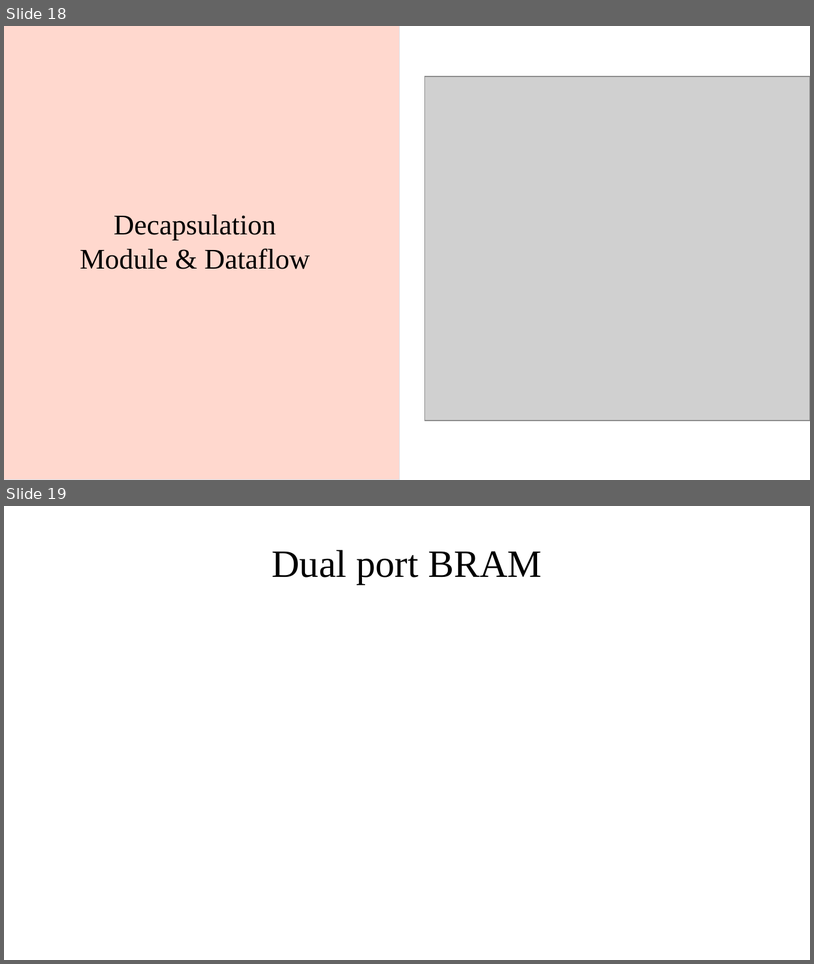
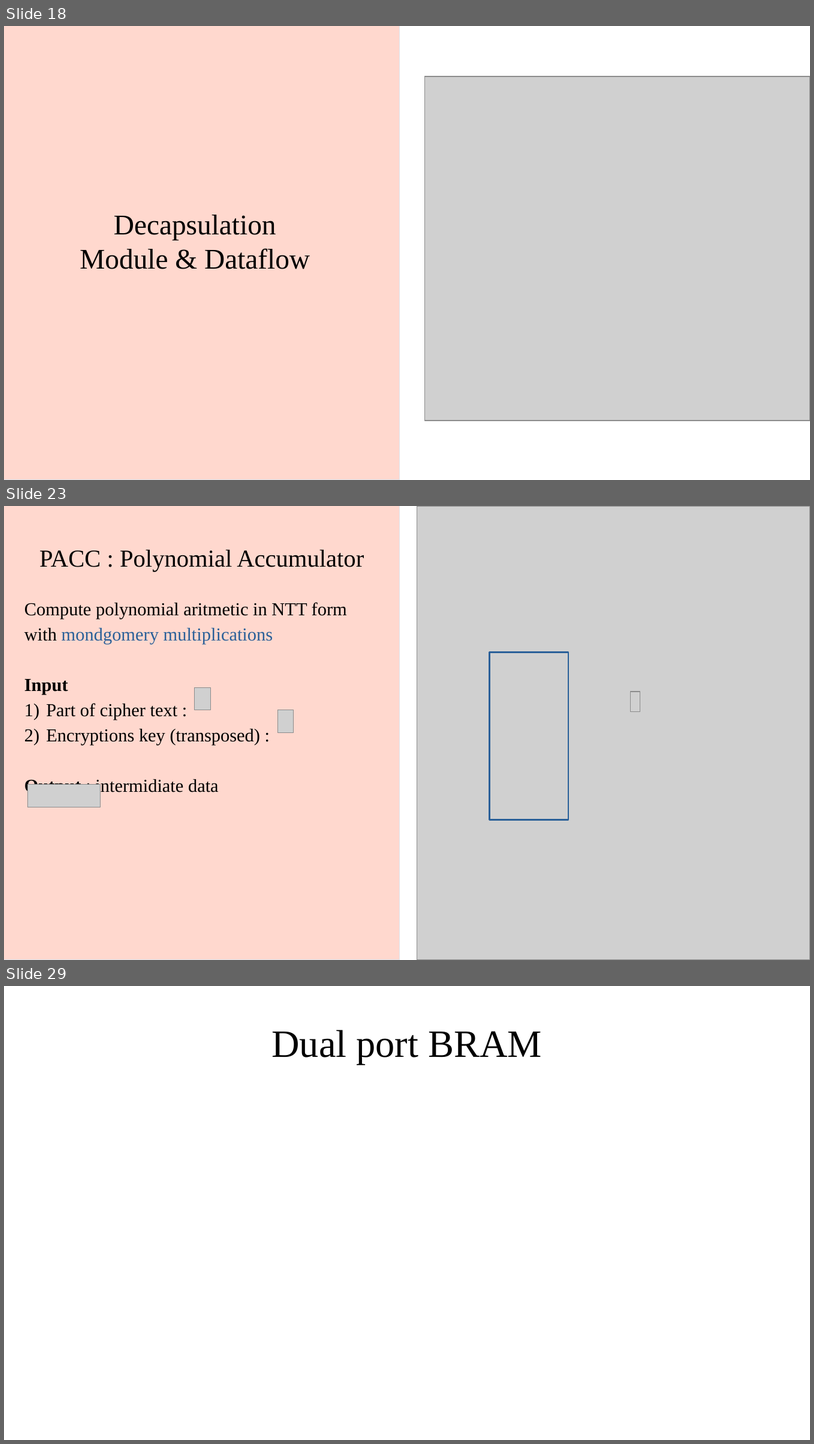
Before and after one commit to NitchayaninT/post-quantum-cryptography-accelerator, a slide deck: workspace/phil/purehardware.odp. Shown one above the other, each under a label of ours: slides 18 and 19 before the commit, slides 18, 23 and 29 after it; the slides between them are not shown. The pictures are 814x964 and 814x1444 pixels, drawn with LibreOffice and Linux fonts; fonts in the diff are those of the drawing; grey boxes stand for pictures. Boxes give left, top, right and bottom in pixels: in the first picture for what was removed or moved away, otherwise in the second. Text is boxed around its words. In the diff, an @@ line names an element or a change of style, - is before the commit and + after.

```diff
--- a/workspace/phil/purehardware.odp
+++ b/workspace/phil/purehardware.odp
@@ slide 23 added at bbox=[4, 506, 810, 960], background #FFFFFF @@
@@ rectangle added at bbox=[4, 506, 400, 960], fill #FFD8CE, outline #DEE6EF 0 pt @@
@@ picture added at bbox=[417, 506, 810, 960] @@
@@ title added at bbox=[39, 549, 364, 571], 24 pt, text #000000 @@
+PACC : Polynomial Accumulator
@@ text added at bbox=[24, 602, 347, 796], 18 pt, text #000000 @@
+Compute polynomial aritmetic in NTT form with mondgomery multiplications
+Input
+1) Part of cipher text :
+2) Encryptions key (transposed) :
+Output : intermidiate data
@@ rectangle added at bbox=[490, 652, 569, 820], outline #2A6099 1.45 pt @@
@@ picture added at bbox=[194, 687, 210, 709] @@
@@ picture added at bbox=[631, 692, 641, 712] @@
@@ picture added at bbox=[278, 710, 294, 733] @@
@@ picture added at bbox=[27, 784, 100, 807] @@
@@ what was slide 19 is now slide 29 @@
```
Also in this commit, not shown: 7 slides changed, 12 other slides added, 2 slides removed, 1 other file.
